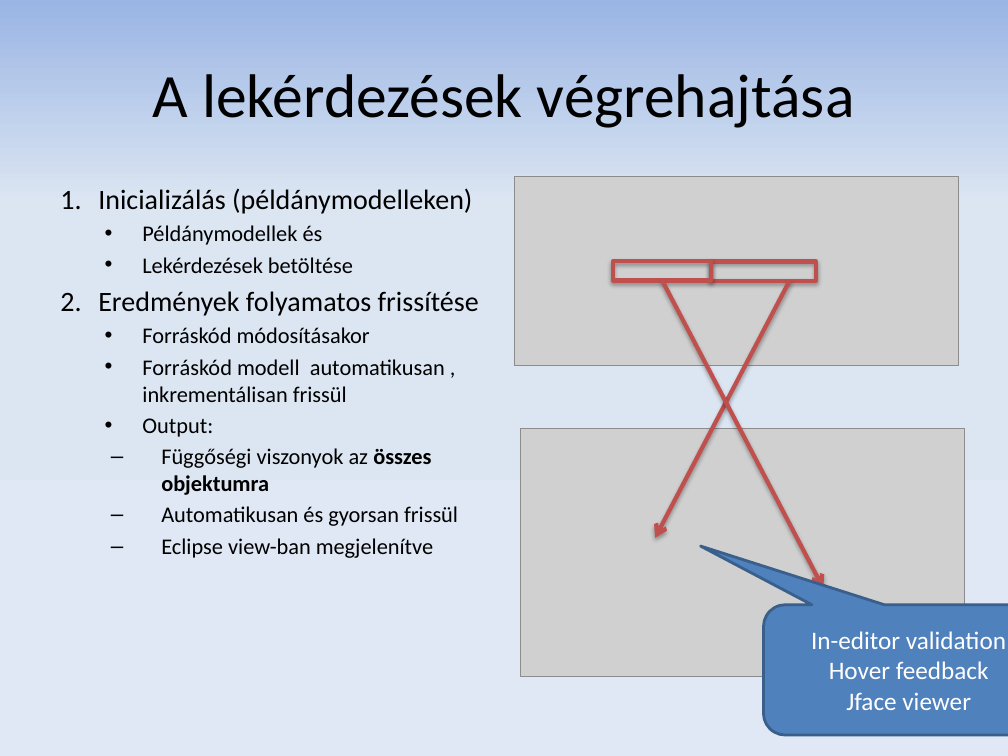
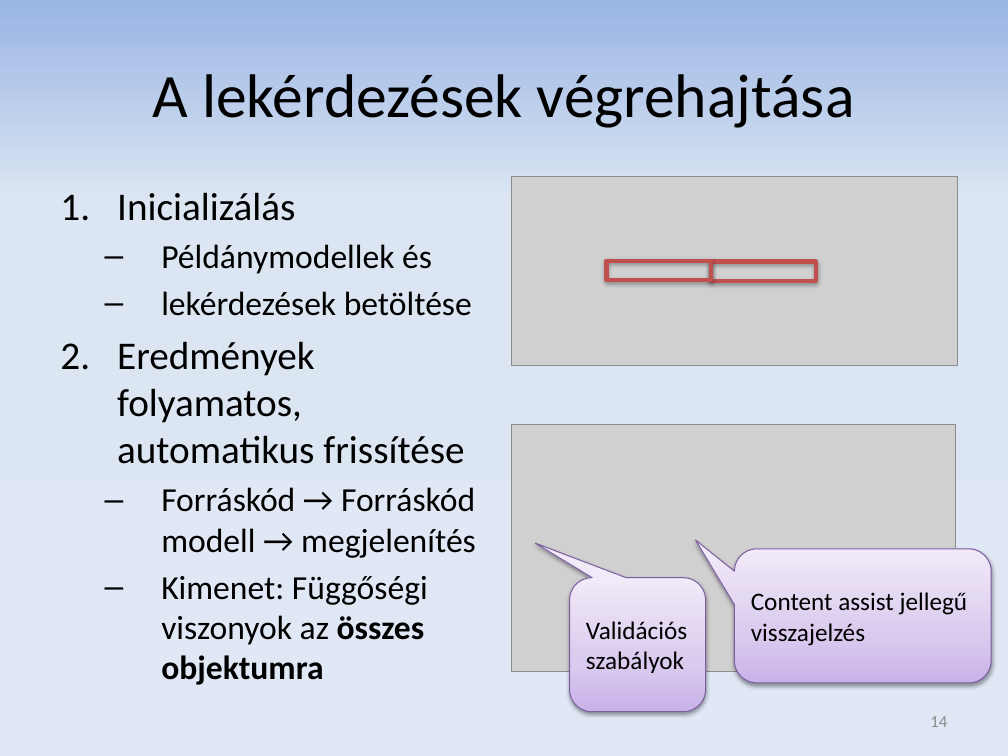
Before and after one commit to donat/incquery-deps, a slide deck: slide 14 of incquery-deps-documentation/presentation/tdk_pres_hu_v2.pptx. Drawn at 1008x756 pixels with LibreOffice and Linux fonts; fonts in the diff are those of the drawing; grey boxes stand for pictures. Boxes give left, top, right and bottom in pixels: in the first picture for what was removed or moved away, otherwise in the second. Text is boxed around its words. In the diff, an @@ line names an element or a change of style, - is before the commit and + after.

Commit message:
Presentation updated.

```diff
--- a/incquery-deps-documentation/presentation/tdk_pres_hu_v2.pptx
+++ b/incquery-deps-documentation/presentation/tdk_pres_hu_v2.pptx
@@ text at (117,192,295,221): text changed; size 20 to 28 pt @@
-  1. Inicializálás (példánymodelleken)
+1. Inicializálás
@@ text at (161,244,432,274): size 16 to 24 pt in "Példánymodellek és"; bullet • to –; list level 3 to 2 in "Példánymodellek és" @@
@@ rectangle: place and size @@
-rectangle at (613,261,711,280)
+rectangle at (607,261,712,280)
@@ text at (117,291,476,685): text changed; size 16 to 24 pt @@
-    • Lekérdezések betöltése
-  2. Eredmények folyamatos frissítése
-    • Forráskód módosításakor
-    • Forráskód modell automatikusan , inkrementálisan frissül
-    • Output:
-  – Függőségi viszonyok az összes objektumra
-  – Automatikusan és gyorsan frissül
-  – Eclipse view-ban megjelenítve
+  – lekérdezések betöltése
+2. Eredmények folyamatos, automatikus frissítése
+  – Forráskód → Forráskód modell → megjelenítés
+  – Kimenet: Függőségi viszonyok az összes objektumra
@@ arrow removed from (789, 280) to (655, 537) @@
@@ arrow removed from (662, 280) to (824, 588) @@
@@ picture: place and size @@
-picture at (520,428,965,676)
+picture at (511,424,956,672)
@@ rounded speech box added at (735,549,992,683), fill gradient #C9B5E8 to #D8CBEE to #F0EAF9, outline #7D60A0 0.75 pt, 18 pt, text #000000 @@
+Content assist jellegű visszajelzés
@@ rounded speech box added at (570,578,706,712), fill gradient #C9B5E8 to #D8CBEE to #F0EAF9, outline #7D60A0 0.75 pt, 18 pt, text #000000 @@
+Validációs szabályok
@@ rounded speech box removed at (763,605,1008,735) @@
-In-editor validation
-Hover feedback
-Jface viewer
@@ page number added at (930,716,947,727), 12 pt, text #8C8C8C @@
+14
```
Also in this commit, not shown: 20 other slides changed.
